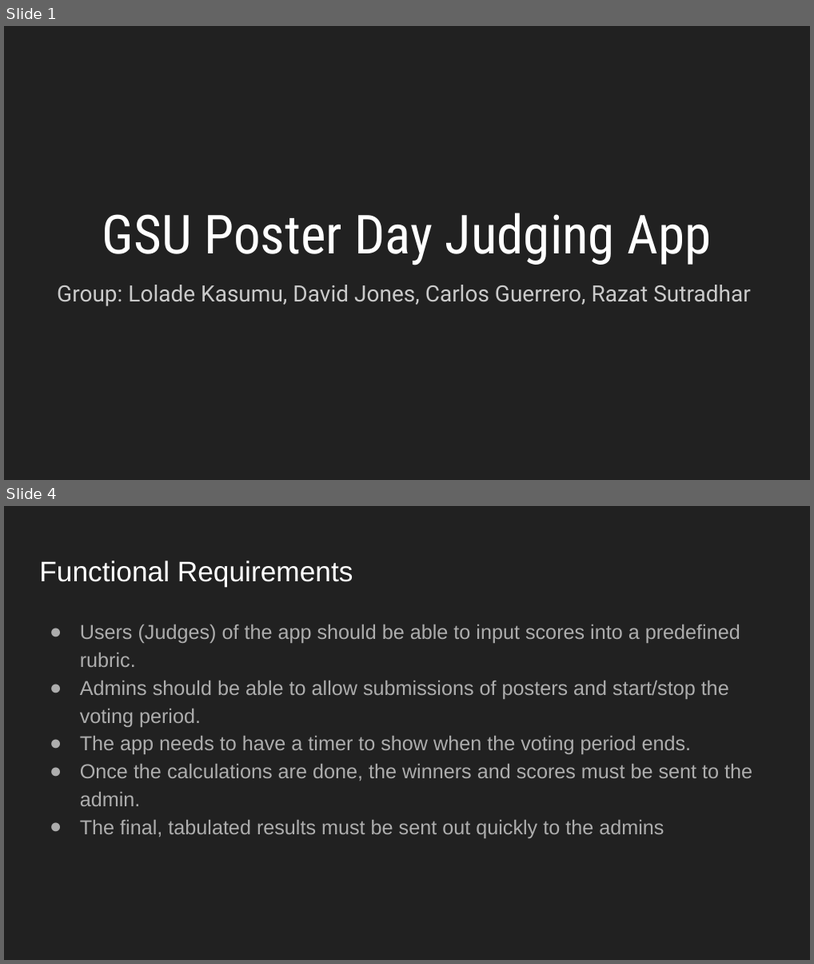
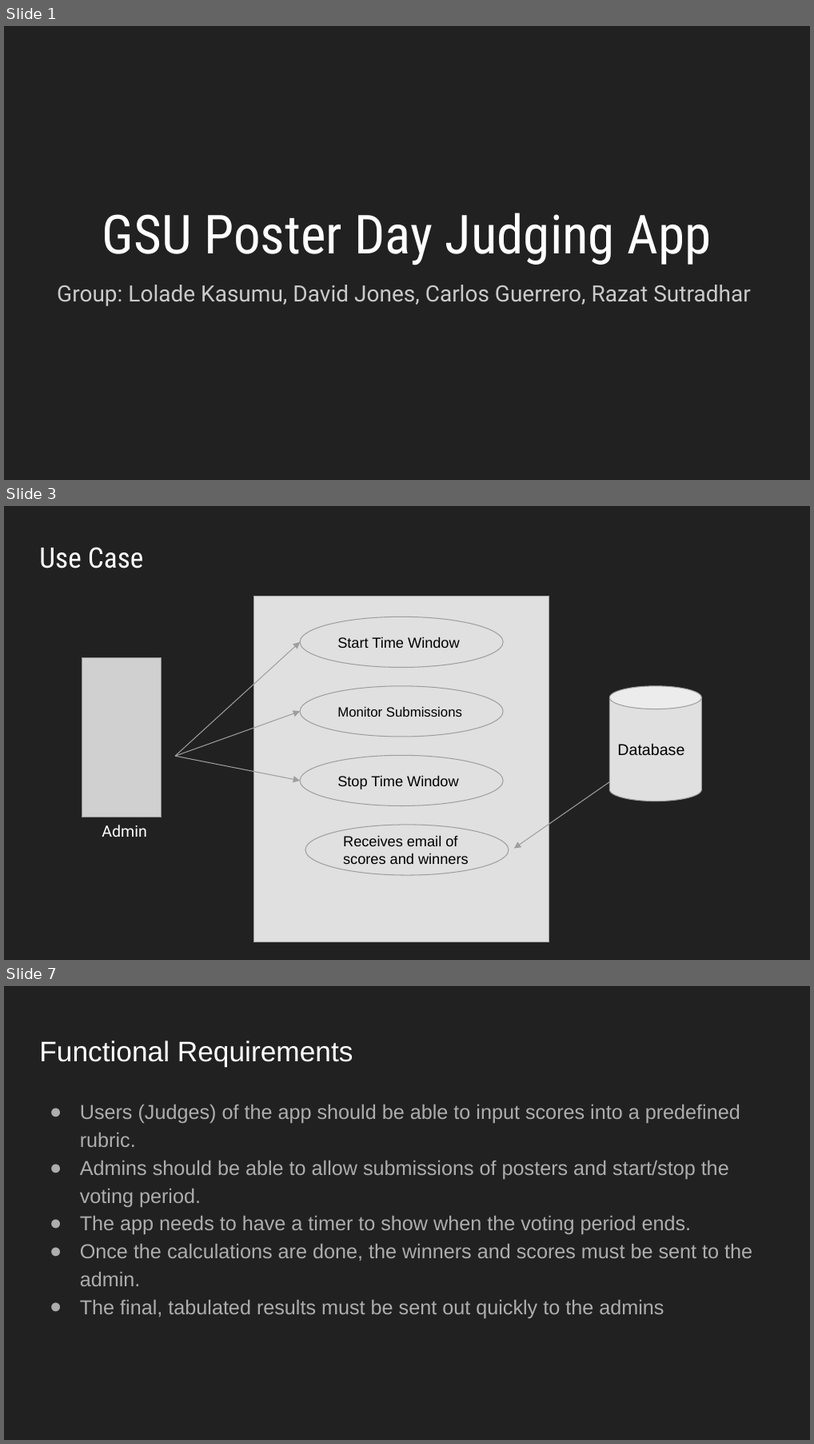
Before and after one commit to CSC4350-MW1/PosterJudging, a slide deck: Presentations/Final Presentation.pptx. Shown one above the other, each under a label of ours: slides 1 and 4 before the commit, slides 1, 3 and 7 after it; the slides between them are not shown. The pictures are 814x964 and 814x1444 pixels, drawn with LibreOffice and Linux fonts; fonts in the diff are those of the drawing; grey boxes stand for pictures. Boxes give left, top, right and bottom in pixels: in the first picture for what was removed or moved away, otherwise in the second. Text is boxed around its words. In the diff, an @@ line names an element or a change of style, - is before the commit and + after.

```diff
--- a/Presentations/Final Presentation.pptx
+++ b/Presentations/Final Presentation.pptx
@@ slide 3 added at [4,506,810,960], background #212121 @@
@@ title added at [39,547,143,568], 25.2 pt, text #FFFFFF @@
+Use Case
@@ rectangle added at [254,596,550,941], fill #E0E0E0, outline #9E9E9E 0.75 pt @@
@@ ellipse added at [300,616,503,668], fill #E0E0E0, outline #9E9E9E 0.75 pt, 13 pt, text #000000 @@
+Start Time Window
@@ arrow added from (175, 756) to (300, 642), #9E9E9E 0.75 pt @@
@@ picture added at [82,658,162,817] @@
@@ ellipse added at [300,686,503,736], fill #E0E0E0, outline #9E9E9E 0.75 pt, 12 pt, text #000000 @@
+Monitor Submissions
@@ cylinder added at [610,686,702,801], fill #E0E0E0, outline #9E9E9E 0.75 pt, 14 pt, text #000000 @@
+Database
@@ arrow added from (175, 756) to (300, 711), #9E9E9E 0.75 pt @@
@@ arrow added from (175, 756) to (300, 780), #9E9E9E 0.75 pt @@
@@ ellipse added at [300,755,503,806], fill #E0E0E0, outline #9E9E9E 0.75 pt, 13 pt, text #000000 @@
+Stop Time Window
@@ arrow added from (610, 782) to (514, 848), #9E9E9E 0.75 pt @@
@@ text added at [102,824,147,836], 14 pt, text #FFFFFF @@
+Admin
@@ ellipse added at [306,824,509,876], fill #E0E0E0, outline #9E9E9E 0.75 pt, 13 pt, text #000000 @@
+Receives email of scores and winners
@@ what was slide 4 is now slide 7 @@
```
Also in this commit, not shown: 1 slide changed, 4 other slides added, 2 slides removed.
